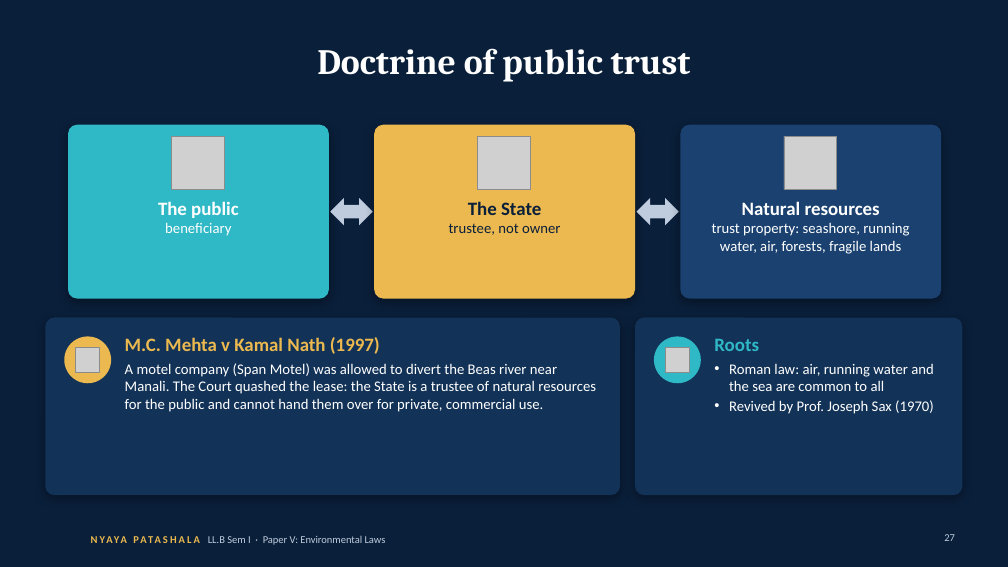
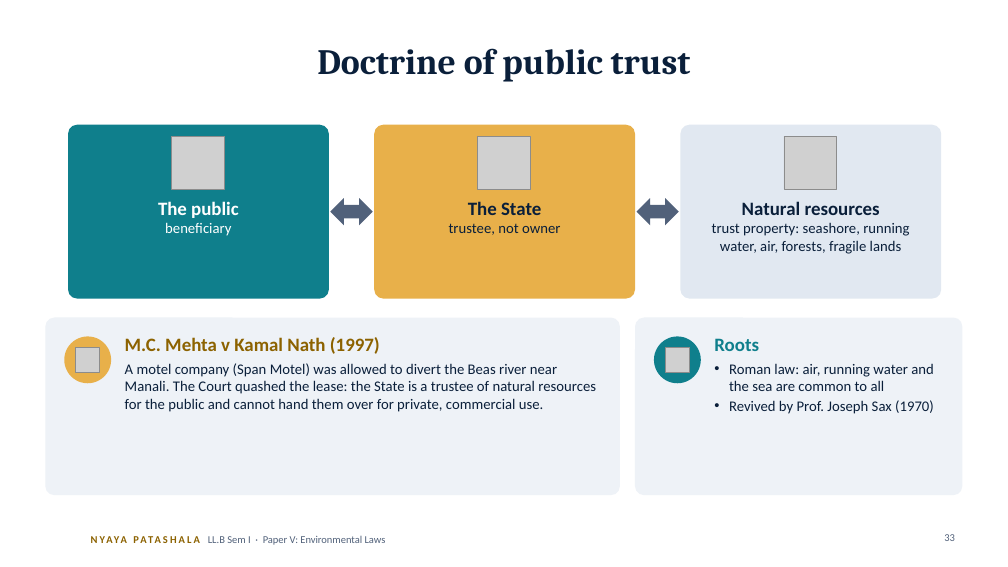
Before and after one commit to missioncivils92/current-affairs-Dasari-Mounika-, a slide deck: slide 33 of law/llb-sem1-environmental-laws/Environmental-Laws-Decoded_AUTO-animations.pptx (slide 27 before the commit). Drawn at 1008x567 pixels with LibreOffice and Linux fonts; fonts in the diff are those of the drawing; grey boxes stand for pictures; background and template pictures are left out. Boxes give left, top, right and bottom in pixels: in the first picture for what was removed or moved away, otherwise in the second. Text is boxed around its words. In the diff, an @@ line names an element or a change of style, - is before the commit and + after.

```diff
--- a/law/llb-sem1-environmental-laws/Environmental-Laws-Decoded_AUTO-animations.pptx
+++ b/law/llb-sem1-environmental-laws/Environmental-Laws-Decoded_AUTO-animations.pptx
@@ background #0A1F3A to #FFFFFF @@
@@ title "Doctrine of public trust" at bbox=[317, 48, 691, 82]: text colour #FFFFFF to #0A1F3A @@
@@ rounded rectangle at bbox=[68, 125, 329, 299]: fill #2FB8C6 to #0F7F8C; shadow off @@
@@ rounded rectangle at bbox=[374, 125, 635, 299]: fill #EBB94F to #E8B04A; shadow off @@
@@ rounded rectangle at bbox=[681, 125, 941, 299]: fill #1A4170 to #E1E8F1; shadow off @@
@@ left right arrow at bbox=[330, 198, 373, 225]: fill #BFCCDD to #51617A @@
@@ left right arrow at bbox=[637, 198, 679, 225]: fill #BFCCDD to #51617A @@
@@ text "Natural resources" at bbox=[712, 201, 909, 254]: text colour #FFFFFF to #0A1F3A @@
@@ rounded rectangle at bbox=[45, 318, 620, 495]: fill #123257 to #EEF2F7; shadow off @@
@@ rounded rectangle at bbox=[635, 318, 963, 495]: fill #123257 to #EEF2F7; shadow off @@
@@ ellipse at bbox=[64, 337, 111, 383]: fill #EBB94F to #E8B04A @@
@@ text "M.C. Mehta v Kamal Nath ..." at bbox=[125, 337, 596, 412]: text colour #EBB94F to #8C6200 in "M.C. Mehta v Kamal Nath (1997)"; text colour #FFFFFF to #0A1F3A in "A motel company (Span Motel) was allowed ..." @@
@@ ellipse at bbox=[654, 337, 701, 383]: fill #2FB8C6 to #0F7F8C @@
@@ text "Roots" at bbox=[714, 338, 934, 414]: text colour #2FB8C6 to #0F7F8C in "Roots"; text colour #FFFFFF to #0A1F3A @@
@@ text "NYAYA PATASHALA" at bbox=[91, 528, 242, 551]: text colour #EBB94F to #8C6200 @@
@@ text "LL.B Sem I · Paper ..." at bbox=[208, 536, 386, 545]: text colour #BFCCDD to #51617A @@
@@ page number at bbox=[944, 534, 955, 541]: text changed; text colour #BFCCDD to #51617A @@
-27
+33
```
Also in this commit, not shown: 39 other slides changed, 8 slides added, 4 other files.
